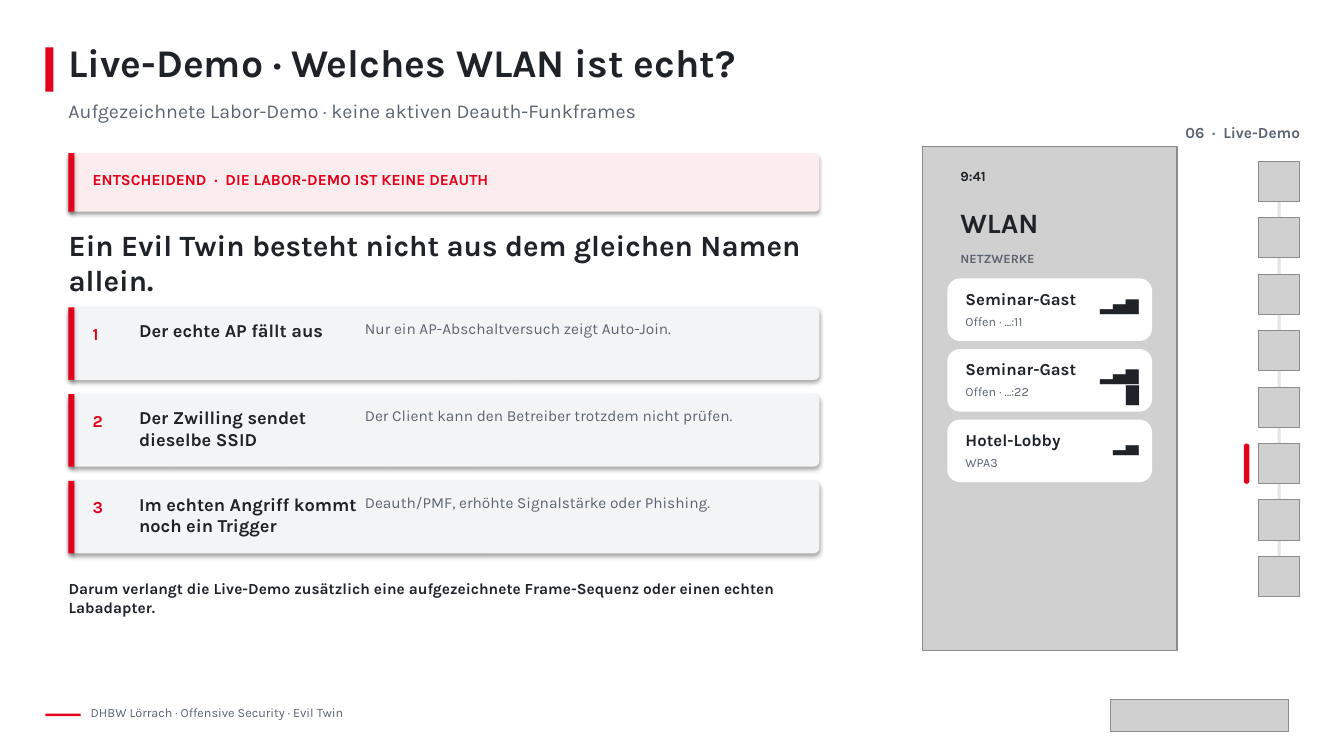
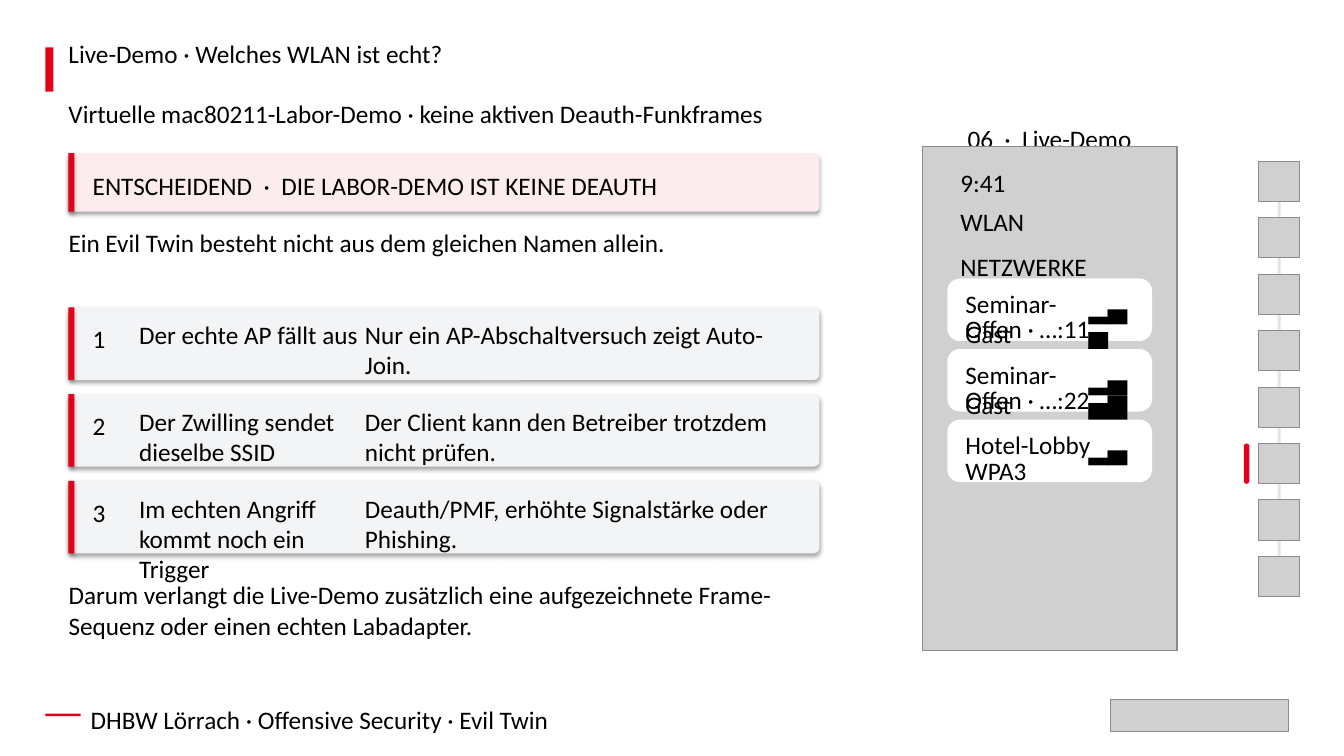
Before and after one commit to ThommyTrong/EvilTwin_Merkel, a slide deck: slide 14 of Evil_Twin_Final.pptx. Drawn at 1344x756 pixels with LibreOffice and Linux fonts; fonts in the diff are those of the drawing; grey boxes stand for pictures; background and template pictures are left out. Boxes give left, top, right and bottom in pixels: in the first picture for what was removed or moved away, otherwise in the second. Text is boxed around its words. In the diff, an @@ line names an element or a change of style, - is before the commit and + after.

Commit message:
Add virtual Evil Twin Mininet-WiFi lab

```diff
--- a/Evil_Twin_Final.pptx
+++ b/Evil_Twin_Final.pptx
@@ text "Live-Demo · Welches WLAN ist ..." at (68, 45, 442, 64): size 28 to 18 pt, font Karla to Calibri, text colour #1F2328 to #000000, bold off @@
@@ text at (68, 105, 763, 124): text changed; size 14 to 18 pt; font Karla to Calibri; text colour #5B6470 to #000000 @@
-Aufgezeichnete Labor-Demo · keine aktiven Deauth-Funkframes
+Virtuelle mac80211-Labor-Demo · keine aktiven Deauth-Funkframes
@@ text "06 · Live-Demo" at (968, 127, 1131, 147): size 11 to 18 pt, font Karla to Calibri, text colour #5B6470 to #000000, bold off; alignment right to left @@
@@ text "ENTSCHEIDEND · DIE LABOR-DEMO IST ..." at (93, 178, 657, 195): size 11 to 18 pt, font Karla to Calibri, text colour #E2001A to #000000, bold off @@
@@ text "9:41" at (960, 175, 1005, 192): size 10 to 18 pt, font Karla to Calibri, text colour #1F2328 to #000000, bold off @@
@@ text "WLAN" at (960, 215, 1024, 231): size 20 to 18 pt, font Karla to Calibri, text colour #1F2328 to #000000, bold off @@
@@ text "Ein Evil Twin besteht nicht ..." at (69, 234, 664, 257): size 21 to 18 pt, font Karla to Calibri, text colour #1F2328 to #000000, bold off @@
@@ text "NETZWERKE" at (960, 260, 1086, 282): size 9 to 18 pt, font Karla to Calibri, text colour #5B6470 to #000000, bold off @@
@@ size 12 to 18 pt, font Karla to Calibri, text colour #1F2328 to #000000, bold off in 3 elements at (965, 295, 1056, 350), (965, 366, 1056, 421), (965, 436, 1090, 461) @@
@@ size 12 to 18 pt, font Karla to Calibri, text colour #1F2328 to #000000, bold off; alignment right to left in 3 elements at (1089, 293, 1139, 324), (1089, 364, 1139, 394), (1089, 435, 1139, 465) @@
@@ size 9 to 18 pt, font Karla to Calibri, text colour #5B6470 to #000000 in 4 elements at (91, 711, 548, 733), (965, 318, 1090, 345), (965, 388, 1090, 415), (965, 463, 1026, 486) @@
@@ size 12 to 18 pt, font Karla to Calibri, text colour #E2001A to #000000, bold off in 3 elements at (93, 331, 106, 348), (93, 418, 106, 435), (93, 505, 106, 522) @@
@@ size 13 to 18 pt, font Karla to Calibri, text colour #1F2328 to #000000, bold off in 3 elements at (139, 326, 357, 344), (139, 413, 335, 468), (139, 500, 316, 583) @@
@@ size 11 to 18 pt, font Karla to Calibri, text colour #5B6470 to #000000 in 3 elements at (365, 326, 763, 381), (365, 413, 767, 468), (365, 500, 768, 554) @@
@@ text "Darum verlangt die Live-Demo zusätzlich ..." at (69, 586, 771, 639): size 11 to 18 pt, font Karla to Calibri, text colour #1F2328 to #000000, bold off @@
```
Also in this commit, not shown: 2 other slides changed, 5 other files.
